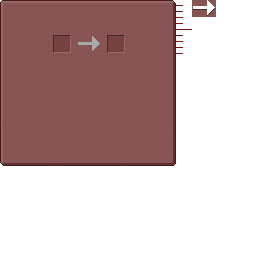
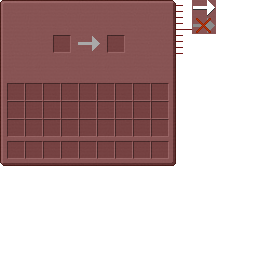
Layers edited between the first and the second 256x256 image:
hid "Layer 2" over [7,83,169,159]
added layer "arrow_invalid" above "arrow_empty" over [192,17,216,34]
